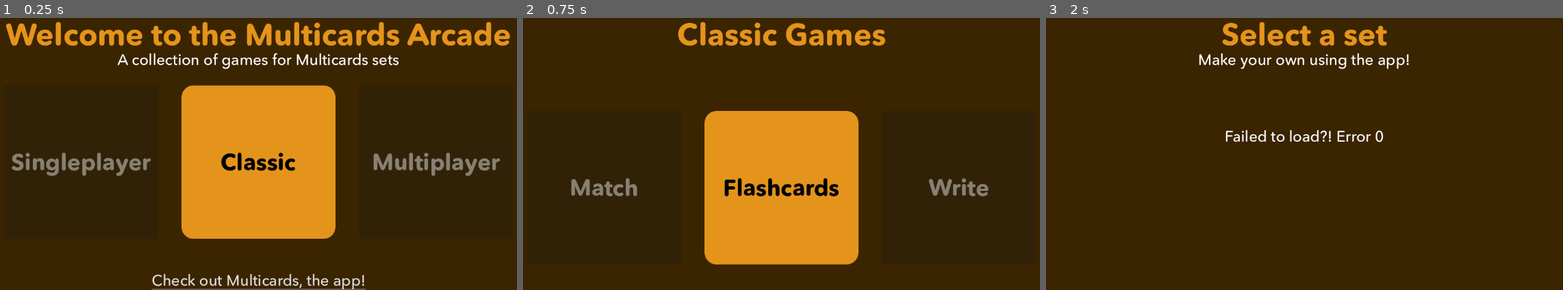
Above: before the commit, frames 1-3 (left to right).
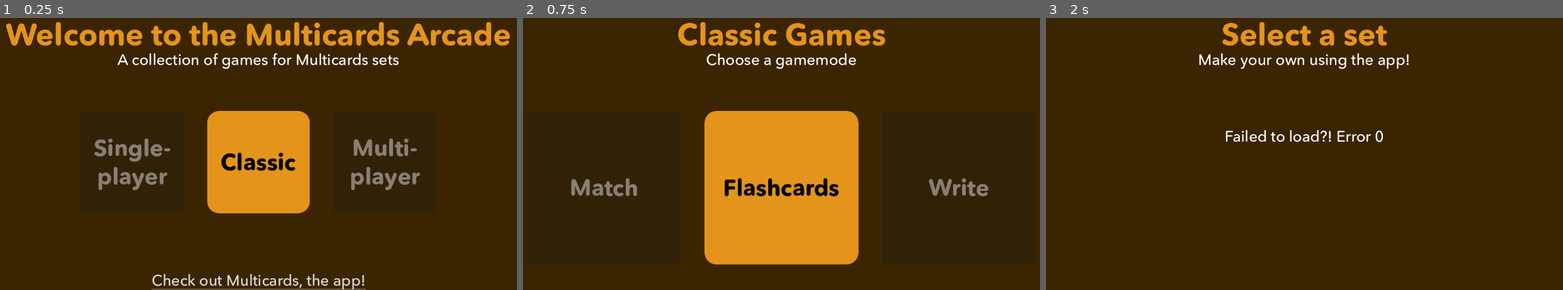
Above: after the commit, the same moments.

Repository: PhyoTP/multicards-arcade
Game: Godot game, scene res://StartMenu.tscn
Two runs of this game, one before a commit and one after it. Both use one fixed random seed, a clock stepped at 60 frames per second and the inputs below.
Inputs:
- Up to frame 1 (0.25 s): no input
- Up to frame 2 (0.75 s): click "Classic" at 0.5 s
- Up to frame 3 (2 s): click "Flashcards" at 1.25 s

The runs differ from the first frame. In frame 1, 13% of the frame differs, in the area x 2-97%, y 24-82%; in frame 2, 0.5%; in frame 3, nothing differs.

Commit message:
Update game mode handling and UI elements for improved user experience

Diff:
--- a/ClassicGames.tscn
+++ b/ClassicGames.tscn
@@ -1,8 +1,9 @@
-[gd_scene load_steps=4 format=3 uid="uid://b4r3gtbisnxab"]
+[gd_scene load_steps=5 format=3 uid="uid://b4r3gtbisnxab"]
 
 [ext_resource type="Script" uid="uid://bxale2nkjbjby" path="res://classic_games.gd" id="1_4ai7l"]
 [ext_resource type="Theme" uid="uid://dlxjiwsk6r3y5" path="res://themes/header.tres" id="1_us0sb"]
 [ext_resource type="Theme" uid="uid://fx8rk3uqw885" path="res://themes/big_button.tres" id="2_4ai7l"]
+[ext_resource type="Theme" uid="uid://xyo7pwdpgfku" path="res://themes/text.tres" id="4_q20wg"]
 
 [node name="Control" type="Control"]
 layout_mode = 3
@@ -60,3 +61,16 @@
 theme = ExtResource("2_4ai7l")
 disabled = true
 text = "Write"
+
+[node name="Label2" type="Label" parent="."]
+custom_minimum_size = Vector2(0, 108)
+layout_mode = 1
+anchors_preset = 10
+anchor_right = 1.0
+offset_top = 108.0
+offset_bottom = 216.0
+grow_horizontal = 2
+theme = ExtResource("4_q20wg")
+text = "Choose a gamemode"
+horizontal_alignment = 1
+vertical_alignment = 1
--- a/GamemodeOptions.tscn
+++ b/GamemodeOptions.tscn
@@ -1,7 +1,9 @@
-[gd_scene load_steps=3 format=3 uid="uid://c84t6ph516mtp"]
+[gd_scene load_steps=5 format=3 uid="uid://c84t6ph516mtp"]
 
 [ext_resource type="Script" uid="uid://d00wlioymk0sn" path="res://gamemode_options.gd" id="1_8twda"]
 [ext_resource type="Theme" uid="uid://dlxjiwsk6r3y5" path="res://themes/header.tres" id="1_may5p"]
+[ext_resource type="Theme" uid="uid://xyo7pwdpgfku" path="res://themes/text.tres" id="3_8twda"]
+[ext_resource type="Theme" uid="uid://fx8rk3uqw885" path="res://themes/big_button.tres" id="4_vntr2"]
 
 [node name="Control" type="Control"]
 layout_mode = 3
@@ -20,7 +22,7 @@
 offset_bottom = 23.0
 grow_horizontal = 2
 theme = ExtResource("1_may5p")
-text = "Flashcards Options"
+text = "Flashcards"
 horizontal_alignment = 1
 vertical_alignment = 1
 
@@ -33,6 +35,40 @@
 anchor_bottom = 0.5
 grow_horizontal = 2
 grow_vertical = 2
-scroll_offset = Vector2(0, -216)
+right_disconnects = true
+minimap_enabled = false
+show_menu = false
 
 [node name="HTTPRequest" type="HTTPRequest" parent="."]
+
+[node name="Label2" type="Label" parent="."]
+custom_minimum_size = Vector2(0, 108)
+layout_mode = 1
+anchors_preset = 10
+anchor_right = 1.0
+offset_top = 108.0
+offset_bottom = 216.0
+grow_horizontal = 2
+theme = ExtResource("3_8twda")
+text = "Options"
+horizontal_alignment = 1
+vertical_alignment = 1
+
+[node name="VBoxContainer" type="VBoxContainer" parent="."]
+custom_minimum_size = Vector2(0, 216)
+layout_mode = 1
+anchors_preset = 12
+anchor_top = 1.0
+anchor_right = 1.0
+anchor_bottom = 1.0
+offset_top = -216.0
+grow_horizontal = 2
+grow_vertical = 0
+alignment = 1
+
+[node name="Button" type="Button" parent="VBoxContainer"]
+custom_minimum_size = Vector2(162, 162)
+layout_mode = 2
+size_flags_horizontal = 4
+theme = ExtResource("4_vntr2")
+text = "Play"
--- a/StartMenu.tscn
+++ b/StartMenu.tscn
@@ -54,27 +54,31 @@
 alignment = 1
 
 [node name="Button2" type="Button" parent="HBoxContainer"]
-custom_minimum_size = Vector2(324, 324)
+custom_minimum_size = Vector2(216, 216)
 layout_mode = 2
 size_flags_vertical = 4
 theme = ExtResource("3_0d5ky")
 disabled = true
-text = "Singleplayer"
+text = "Single-player"
+autowrap_mode = 3
+clip_text = true
 
 [node name="Button" type="Button" parent="HBoxContainer"]
-custom_minimum_size = Vector2(324, 324)
+custom_minimum_size = Vector2(216, 216)
 layout_mode = 2
 size_flags_vertical = 4
 theme = ExtResource("3_0d5ky")
 text = "Classic"
 
 [node name="Button3" type="Button" parent="HBoxContainer"]
-custom_minimum_size = Vector2(324, 324)
+custom_minimum_size = Vector2(216, 216)
 layout_mode = 2
 size_flags_vertical = 4
 theme = ExtResource("3_0d5ky")
 disabled = true
-text = "Multiplayer"
+text = "Multi-player"
+autowrap_mode = 3
+clip_text = true
 
 [node name="LinkButton" type="LinkButton" parent="."]
 layout_mode = 1
--- a/classic_games.gd
+++ b/classic_games.gd
@@ -1,7 +1,7 @@
 extends Control
 
 func _ready() -> void:
-	$HBoxContainer/FlashcardsButton.pressed.connect(_button_pressed.bind("flashcards"))
+	$HBoxContainer/FlashcardsButton.pressed.connect(_button_pressed.bind("Flashcards"))
 func _button_pressed(gamemode: String):
 	Global.gamemode = gamemode
 	get_tree().change_scene_to_file("res://SetSelect.tscn")
--- a/gamemode_options.gd
+++ b/gamemode_options.gd
@@ -1,11 +1,55 @@
 extends Control
 
 var id: String
-
+var classic = ["Flashcards"]
+var chosenSides: Dictionary
 func _ready() -> void:
+	$Label.text = Global.gamemode
+	var label = Label.new()
+	label.text = "Attach this..."
+	if Global.gamemode in classic:
+		var qFrame = GraphNode.new()
+		qFrame.title = "Front"
+		qFrame.name = "_front"
+		chosenSides["_front"] = []
+		qFrame.add_child(label)
+		qFrame.set_slot(0, false, 0, Color.DARK_ORANGE, true, 0, Color.DARK_ORANGE)
+		$GraphEdit.add_child(qFrame)
+		var aFrame = GraphNode.new()
+		aFrame.title = "Back"
+		aFrame.name = "_back"
+		chosenSides["_back"] = []
+		aFrame.set_slot(0, false, 0, Color.DARK_ORANGE, true, 0, Color.DARK_ORANGE)
+		aFrame.add_child(label.duplicate())
+		$GraphEdit.add_child(aFrame)
+	$GraphEdit.arrange_nodes()
 	$HTTPRequest.request_completed.connect(_on_request_completed)
 	$HTTPRequest.request("https://api.phyotp.dev/multicards/set/"+id)
+	$GraphEdit.connection_request.connect(_connect_node)
+	$GraphEdit.disconnection_request.connect(_disconnect_node)
 func _on_request_completed(_result, response_code, _headers, body):
 	if response_code == 200:
 		var json: Dictionary = JSON.parse_string(body.get_string_from_utf8())
-		print(json)
+		var sides = []
+		var label = Label.new()
+		label.text = "...to this"
+		var offset = 0
+		for card in json.cards:
+			for side in card.sides:
+				if side not in sides:
+					sides.append(side)
+					var newNode = GraphNode.new()
+					newNode.title = side
+					newNode.name = side
+					newNode.position_offset = Vector2(576,offset)
+					offset+=64
+					newNode.add_child(label.duplicate())
+					newNode.set_slot(0, true, 0, Color.DARK_ORANGE, false, 0, Color.DARK_ORANGE)
+					$GraphEdit.add_child(newNode)
+
+func _connect_node(from, find, to, tind):
+	chosenSides[from].append(chosenSides)
+	$GraphEdit.connect_node(from, find, to, tind)
+func _disconnect_node(from, find, to, tind):
+	chosenSides[from].erase(chosenSides)
+	$GraphEdit.disconnect_node(from, find, to, tind)
--- a/global.gd
+++ b/global.gd
@@ -1,3 +1,3 @@
 extends Node
 
-var gamemode = ""
+var gamemode = "Flashcards"
